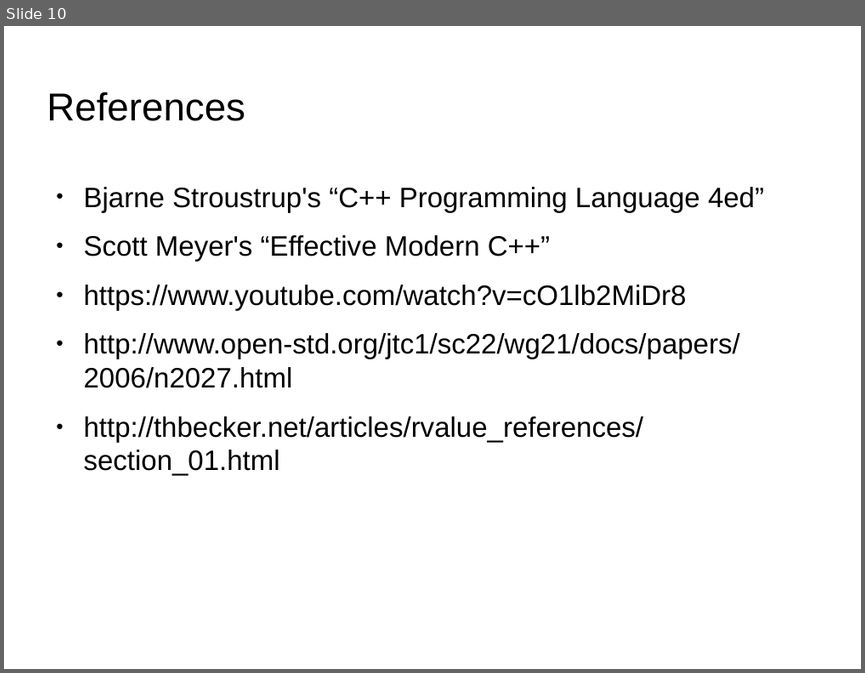
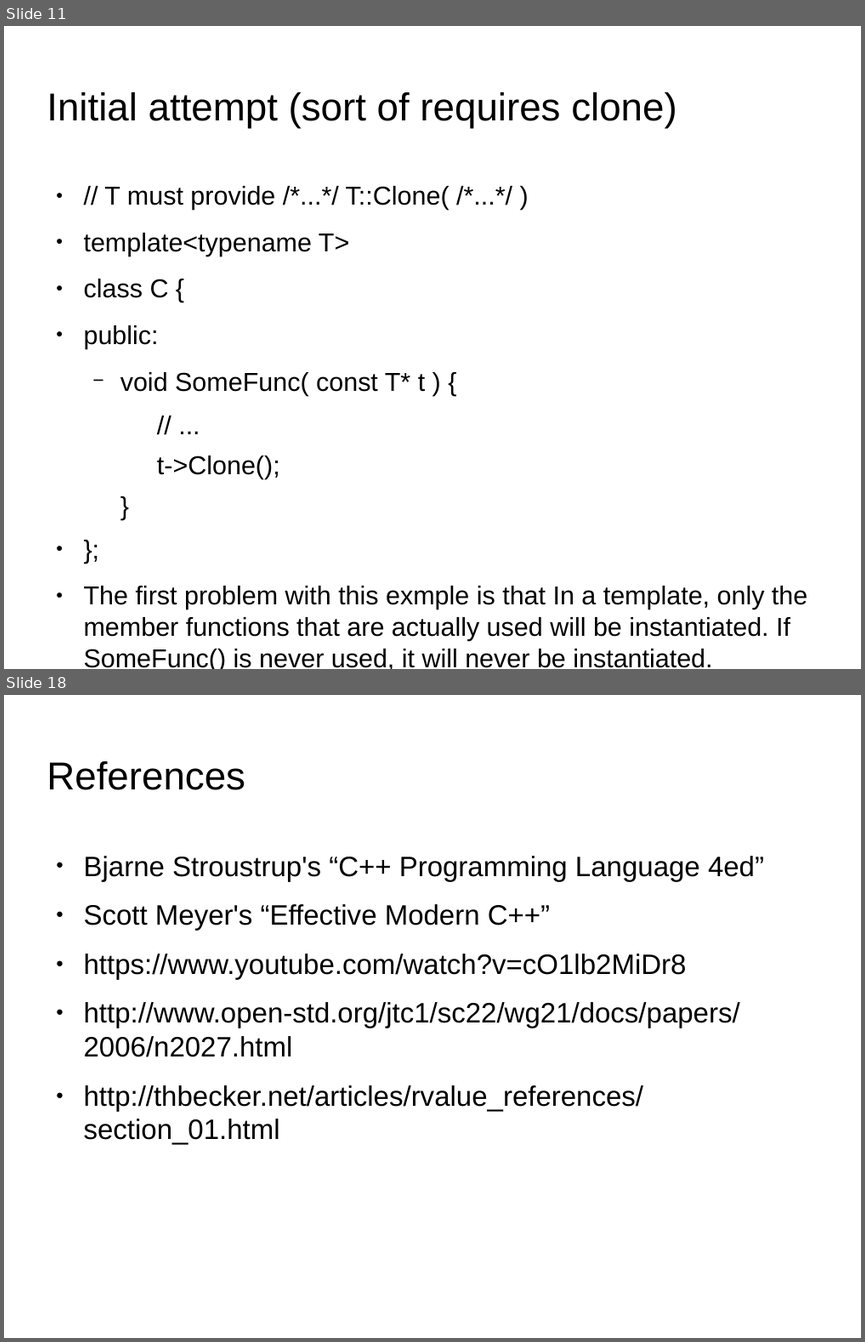
Before and after one commit to kks32/cpp-software-development, a slide deck: Ex_17_RTTI_Metaprogramming_Traits/Ex_17_RTTI_Metaprogramming_Traits.odp. Shown one above the other, each under a label of ours: slide 10 before the commit, slides 11 and 18 after it; the slides between them are not shown. The pictures are 865x673 and 865x1342 pixels, drawn with LibreOffice and Linux fonts; fonts in the diff are those of the drawing; background and template pictures are left out. Boxes give left, top, right and bottom in pixels: in the first picture for what was removed or moved away, otherwise in the second. Text is boxed around its words. In the diff, an @@ line names an element or a change of style, - is before the commit and + after.

Commit message:
Constrained class

```diff
--- a/Ex_17_RTTI_Metaprogramming_Traits/Ex_17_RTTI_Metaprogramming_Traits.odp
+++ b/Ex_17_RTTI_Metaprogramming_Traits/Ex_17_RTTI_Metaprogramming_Traits.odp
@@ slide 11 added at [4,26,861,669], background picture (left out) @@
@@ title added at [46,92,676,129], 36 pt, text #000000 @@
+Initial attempt (sort of requires clone)
@@ text added at [84,186,807,669], 24.1 pt, text #000000 @@
+● // T must provide /*...*/ T::Clone( /*...*/ )
+● template<typename T>
+● class C {
+● public:
+  − void SomeFunc( const T* t ) {
+    // ...
+    t->Clone();
+  }
+● };
+● The first problem with this exmple is that In a template, only the member functions that are actually used will be instantiated. If SomeFunc() is never used, it will never be instantiated.
+● Put it in the constructor? What about multiple constructors?
@@ what was slide 10 is now slide 18 @@
```
Also in this commit, not shown: 3 slides changed, 7 other slides added, 1 other file.
